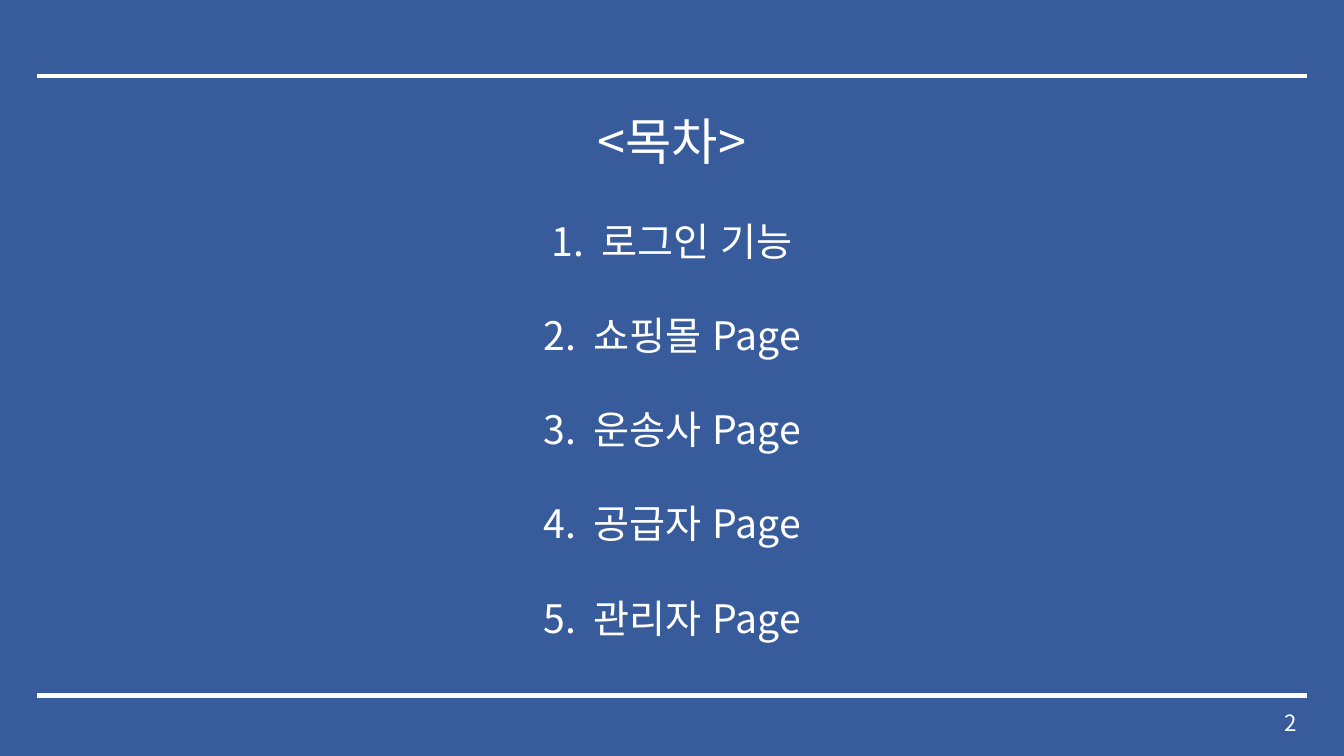
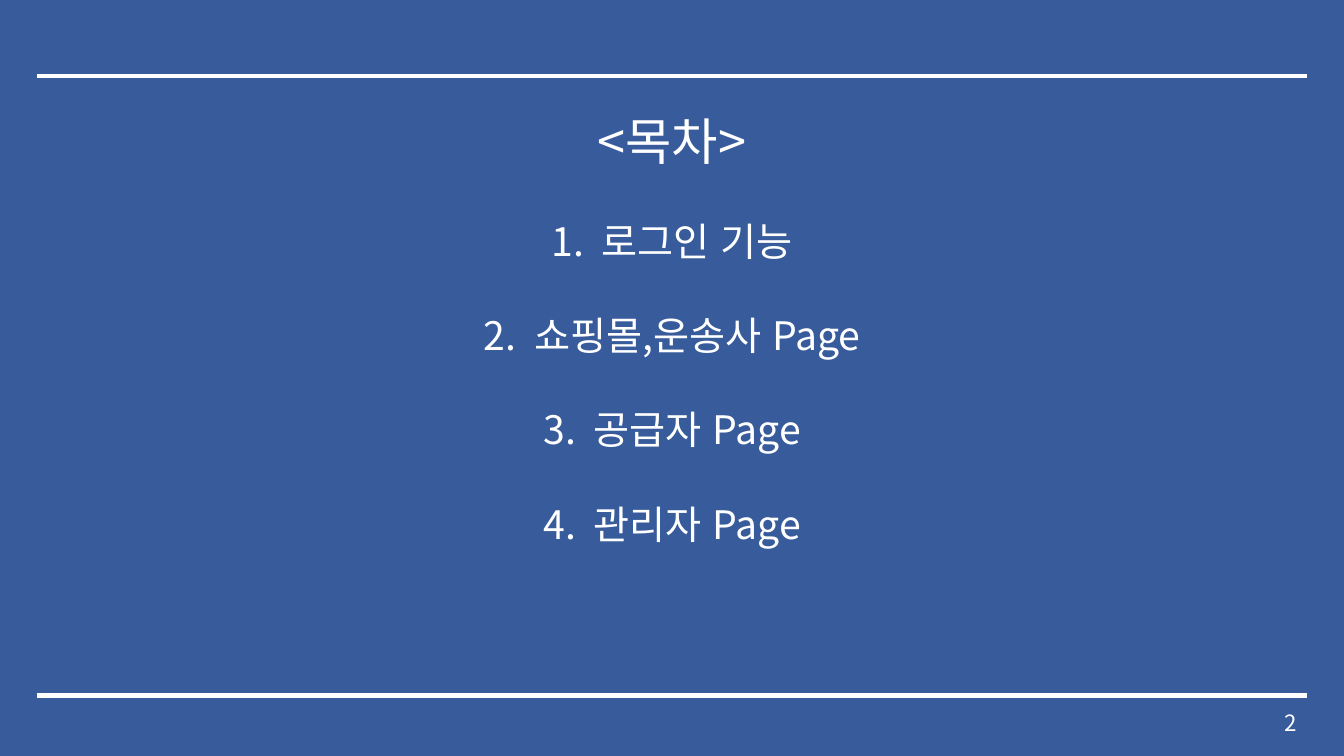
Before and after one commit to lx9203/fulfillmentBlue, a slide deck: slide 2 of Fulfillment 중간발표.pptx. Drawn at 1344x756 pixels with LibreOffice and Linux fonts; fonts in the diff are those of the drawing. Boxes give left, top, right and bottom in pixels: in the first picture for what was removed or moved away, otherwise in the second. Text is boxed around its words. In the diff, an @@ line names an element or a change of style, - is before the commit and + after.

```diff
--- a/Fulfillment 중간발표.pptx
+++ b/Fulfillment 중간발표.pptx
@@ text at bbox=[534, 317, 860, 360]: text changed @@
-2. 쇼핑몰 Page
-3. 운송사 Page
+2. 쇼핑몰,운송사 Page
```
Also in this commit, not shown: 10 other slides changed, 3 slides removed, 15 other files.
